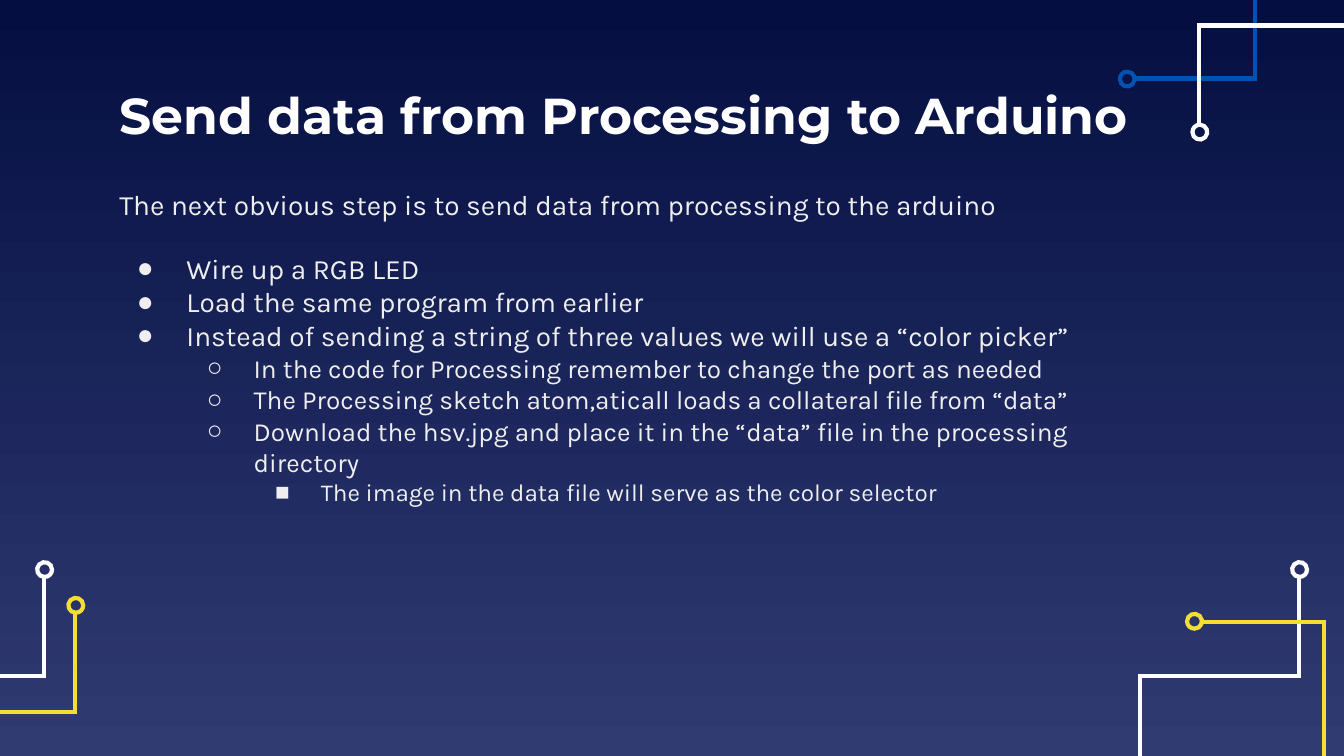
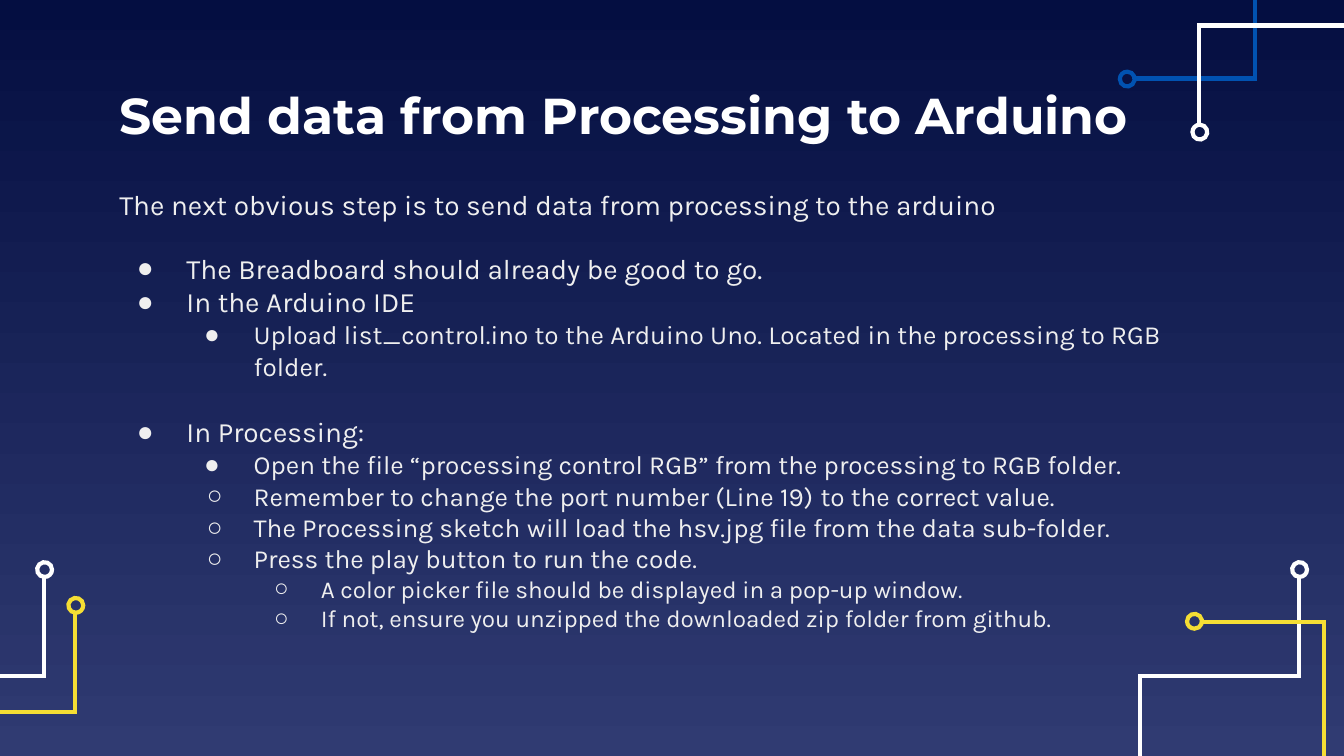
Before and after one commit to EELabMan/Arduino-4-Serial-Communications, a slide deck: slide 29 of Arduino Workshop 4 Serial Communication.pptx (slide 32 before the commit). Drawn at 1344x756 pixels with LibreOffice and Linux fonts; fonts in the diff are those of the drawing. Boxes give left, top, right and bottom in pixels: in the first picture for what was removed or moved away, otherwise in the second. Text is boxed around its words. In the diff, an @@ line names an element or a change of style, - is before the commit and + after.

```diff
--- a/Arduino Workshop 4 Serial Communication.pptx
+++ b/Arduino Workshop 4 Serial Communication.pptx
@@ text at box(186, 260, 1160, 633): text changed @@
-● Wire up a RGB LED
-● Load the same program from earlier
-● Instead of sending a string of three values we will use a “color picker”
-  ○ In the code for Processing remember to change the port as needed
-  ○ The Processing sketch atom,aticall loads a collateral file from “data”
-  ○ Download the hsv.jpg and place it in the “data” file in the processing directory
-    ■ The image in the data file will serve as the color selector
+● The Breadboard should already be good to go.
+● In the Arduino IDE
+  ● Upload list_control.ino to the Arduino Uno. Located in the processing to RGB folder.
+● In Processing:
+  ● Open the file “processing control RGB” from the processing to RGB folder.
+  ○ Remember to change the port number (Line 19) to the correct value.
+  ○ The Processing sketch will load the hsv.jpg file from the data sub-folder.
+  ○ Press the play button to run the code.
+    ○ A color picker file should be displayed in a pop-up window.
+    ○ If not, ensure you unzipped the downloaded zip folder from github.
```
Also in this commit, not shown: 22 other slides changed, 1 slide added, 7 slides removed.
